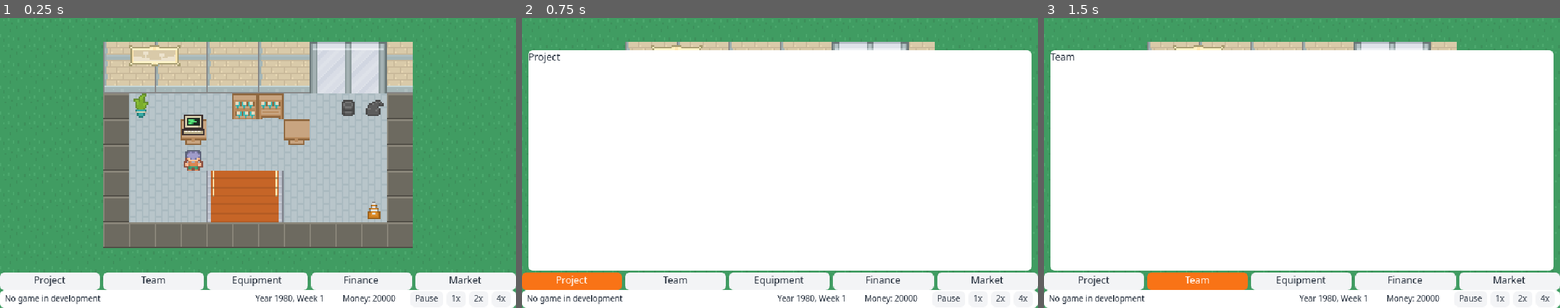
Above: before the commit, frames 1-3 (left to right).
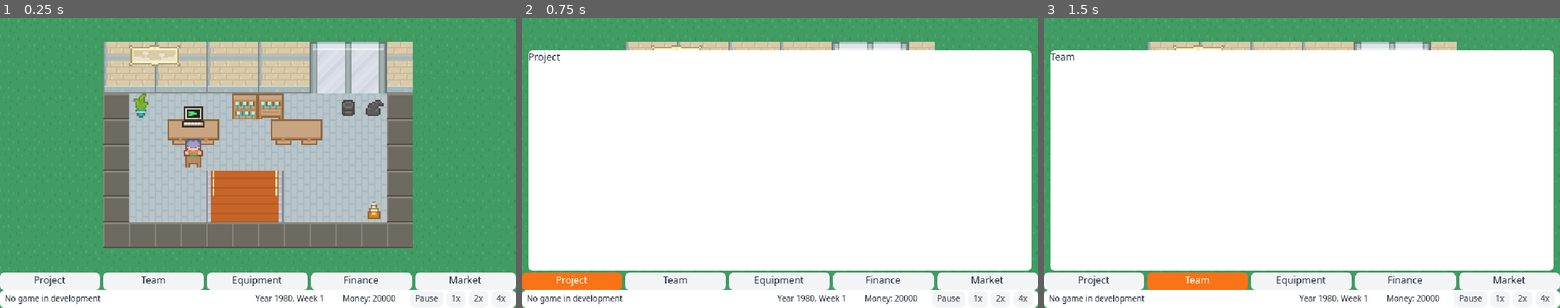
Above: after the commit, the same moments.

Repository: taehero/game-dev
Game: Godot game, scene res://src/ui/main.tscn
Two runs of this game, one before a commit and one after it. Both use one fixed random seed, a clock stepped at 60 frames per second and the inputs below.
Inputs:
- Up to frame 1 (0.25 s): no input
- Up to frame 2 (0.75 s): click "Project" at 0.5 s
- Up to frame 3 (1.5 s): click "Team" at 1.25 s

The runs differ from the first frame. In frame 1, 1.7% of the frame differs, in the area x 32-63%, y 30-53%; in frame 2, nothing differs; in frame 3, nothing differs.

Commit message:
feat(ui): seated back-view staff with chair overlay and two-tile desks
Co-Authored-By: Claude Sonnet 5.5 <noreply@anthropic.com>

Diff:
--- a/src/ui/office/desk_sprite.gd
+++ b/src/ui/office/desk_sprite.gd
@@ -2,16 +2,21 @@
 extends Node2D
 ## A desk with an optional computer on top. Visuals only.
 
-const COMPUTER_OFFSET: Vector2 = Vector2(0, -4)
+const HALF_OFFSET: float = 8.0
+const COMPUTER_OFFSET: Vector2 = Vector2(0, -9)
 
 var computer_tier: int = 0
 
-@onready var _desk: Sprite2D = $Desk
+@onready var _left: Sprite2D = $DeskLeft
+@onready var _right: Sprite2D = $DeskRight
 @onready var _computer: Sprite2D = $Computer
 
 
 func _ready() -> void:
-	_desk.texture = OfficeArt.atlas(OfficeArt.DESK_LEFT)
+	_left.texture = OfficeArt.atlas(OfficeArt.DESK_LEFT)
+	_left.position = Vector2(-HALF_OFFSET, 0)
+	_right.texture = OfficeArt.atlas(OfficeArt.DESK_RIGHT)
+	_right.position = Vector2(HALF_OFFSET, 0)
 	_computer.position = COMPUTER_OFFSET
 	set_computer_tier(computer_tier)
 
--- a/src/ui/office/desk_sprite.tscn
+++ b/src/ui/office/desk_sprite.tscn
@@ -5,6 +5,8 @@
 [node name="DeskSprite" type="Node2D"]
 script = ExtResource("1")
 
-[node name="Desk" type="Sprite2D" parent="."]
+[node name="DeskLeft" type="Sprite2D" parent="."]
+
+[node name="DeskRight" type="Sprite2D" parent="."]
 
 [node name="Computer" type="Sprite2D" parent="."]
--- a/src/ui/office/staff_sprite.gd
+++ b/src/ui/office/staff_sprite.gd
@@ -2,6 +2,8 @@
 extends Node2D
 ## One staff member in the office. Visuals only; pose comes from StateQueries.staff_pose.
 
+const BODY_OFFSET: Vector2 = Vector2(0, -7)
+const CHAIR_OFFSET: Vector2 = Vector2(0, 4)
 const BOB_HEIGHT: float = 1.0
 const WORKING_PERIOD: float = 0.5
 const CRUNCH_PERIOD: float = 0.25
@@ -11,6 +13,13 @@
 var _tween: Tween = null
 
 @onready var _body: Sprite2D = $Body
+@onready var _chair: Sprite2D = $Chair
+
+
+func _ready() -> void:
+	_body.position = BODY_OFFSET
+	_chair.position = CHAIR_OFFSET
+	_chair.texture = OfficeArt.chair_overlay()
 
 
 func set_look(staff_id: int) -> void:
@@ -22,7 +31,7 @@
 	if _tween != null:
 		_tween.kill()
 		_tween = null
-	_body.position.y = 0.0
+	_body.position = BODY_OFFSET
 	match p:
 		StateQueries.StaffPose.IDLE:
 			_body.modulate = Color.WHITE
@@ -42,5 +51,5 @@
 
 func _start_bob(period: float) -> void:
 	_tween = create_tween().set_loops()
-	_tween.tween_property(_body, "position:y", -BOB_HEIGHT, period * 0.5)
-	_tween.tween_property(_body, "position:y", 0.0, period * 0.5)
+	_tween.tween_property(_body, "position:y", BODY_OFFSET.y - BOB_HEIGHT, period * 0.5)
+	_tween.tween_property(_body, "position:y", BODY_OFFSET.y, period * 0.5)
--- a/src/ui/office/staff_sprite.tscn
+++ b/src/ui/office/staff_sprite.tscn
@@ -6,3 +6,5 @@
 script = ExtResource("1")
 
 [node name="Body" type="Sprite2D" parent="."]
+
+[node name="Chair" type="Sprite2D" parent="."]
--- a/tests/unit/test_office_sprites.gd
+++ b/tests/unit/test_office_sprites.gd
@@ -27,7 +27,7 @@
 		assert_eq(sprite.is_bobbing(), c[2])
 
 
-func test_staff_look_is_stable_per_id() -> void:
+func test_staff_look_is_stable_back_view() -> void:
 	var sprite := _staff()
 	sprite.set_look(7)
 	var first: Rect2 = (sprite.get_node("Body") as Sprite2D).texture.region
@@ -37,6 +37,27 @@
 	assert_eq(first, Rect2(OfficeArt.region(OfficeArt.body_ref(7))))
 
 
+func test_chair_drawn_over_body() -> void:
+	var sprite := _staff()
+	var body := sprite.get_node("Body") as Sprite2D
+	var chair := sprite.get_node("Chair") as Sprite2D
+	assert_gt(chair.get_index(), body.get_index())
+	assert_eq(chair.position, StaffSprite.CHAIR_OFFSET)
+	assert_eq(chair.texture.region, OfficeArt.chair_overlay().region)
+
+
+func test_bob_moves_body_not_chair() -> void:
+	var sprite := _staff()
+	var body := sprite.get_node("Body") as Sprite2D
+	var chair := sprite.get_node("Chair") as Sprite2D
+	sprite.set_pose(StateQueries.StaffPose.WORKING)
+	await wait_seconds(0.3)
+	assert_eq(chair.position, StaffSprite.CHAIR_OFFSET)
+	assert_true(body.position.y <= StaffSprite.BODY_OFFSET.y)
+	sprite.set_pose(StateQueries.StaffPose.IDLE)
+	assert_eq(body.position, StaffSprite.BODY_OFFSET)
+
+
 func test_desk_tier_zero_hides_computer() -> void:
 	var desk := _desk()
 	desk.set_computer_tier(0)
@@ -44,9 +65,22 @@
 	assert_eq(desk.computer_tier, 0)
 
 
-func test_desk_tier_picks_computer_cell() -> void:
+func test_desk_is_two_tiles_centred() -> void:
 	var desk := _desk()
+	var left := desk.get_node("DeskLeft") as Sprite2D
+	var right := desk.get_node("DeskRight") as Sprite2D
+	assert_eq(left.position.x, -8.0)
+	assert_eq(right.position.x, 8.0)
+	assert_eq(left.texture.region, Rect2(OfficeArt.region(OfficeArt.DESK_LEFT)))
+	assert_eq(right.texture.region, Rect2(OfficeArt.region(OfficeArt.DESK_RIGHT)))
+
+
+func test_desk_tier_picks_computer_ref() -> void:
+	var desk := _desk()
+	var comp := desk.get_node("Computer") as Sprite2D
 	desk.set_computer_tier(2)
-	var comp := desk.get_node("Computer") as Sprite2D
 	assert_true(comp.visible)
+	assert_eq(comp.position, DeskSprite.COMPUTER_OFFSET)
 	assert_eq(comp.texture.region, Rect2(OfficeArt.region(OfficeArt.computer_ref(2))))
+	desk.set_computer_tier(7)
+	assert_eq(comp.texture.region, Rect2(OfficeArt.region(OfficeArt.computer_ref(3))))
